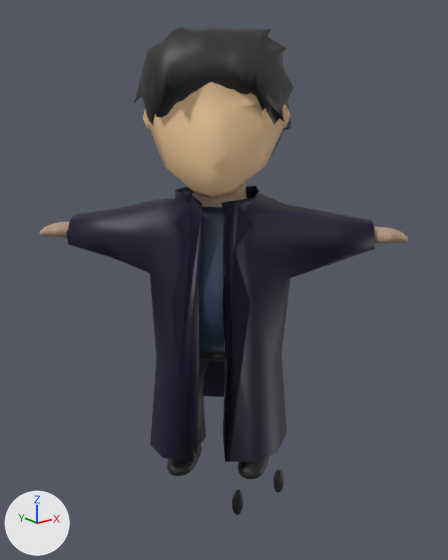
Two versions of the glTF model game/characters/animation/jumping.glb, one commit apart.
Rendered twice from a 50 mm lens placed at (-3.04, -3.85, 3.01), pointed at (0.08, 0.05, 1.45). The lights are fixed; the arrows at lower left show +X, +Y and +Z. Where no turn or scale is listed for an object, it has been applied to the vertices. Vertices at the same position are counted once.

The older version as bpy lines, for what is in view:
```python
me_cube_002 = bpy.data.meshes.new('Cube.002')
me_cube_002.from_pydata(...)  # 185 vertices, 323 faces; spans x -3.88..-1.87, y -1.01..0.88, z -0.93..1.22
me_cube_002.materials.append(mat_coat)  # dark purple #13052c
me_cube_003 = bpy.data.meshes.new('Cube.003')
me_cube_003.from_pydata(...)  # 443 vertices, 882 faces; spans x -3.43..-2.095, y -0.56..0.728, z 1.147..2.446
# faces by material slot: [269, 613]
me_cube_003.materials.append(mat_skintone)  # beige #ebc495
me_cube_003.materials.append(mat_hair)  # black #202020
me_cube_005 = bpy.data.meshes.new('Cube.005')
me_cube_005.from_pydata(...)  # 34656 vertices, 69308 faces; spans x -1.0..1.0, y -1.0..1.0, z -1.0..1.0
me_cube_005.materials.append(mat_material_002)  # black #181818
me_cube_006 = bpy.data.meshes.new('Cube.006')
me_cube_006.from_pydata(...)  # 34656 vertices, 69308 faces; spans x -1.0..1.0, y -1.0..1.0, z -1.0..1.0
me_cube_006.materials.append(mat_material_001)  # black #000000
ob_cube_002 = bpy.data.objects.new('Cube.002', me_cube_002)
ob_cube_002.location = (2.914, 0.125, 1.0)
ob_cube_003 = bpy.data.objects.new('Cube.003', me_cube_003)
ob_cube_003.location = (2.914, 0.125, 1.0)
ob_cube_004 = bpy.data.objects.new('Cube.004', me_cube_005)
ob_cube_004.location = (0.224, -0.525, -0.268)
ob_cube_004.rotation_euler = (-0.0969, -0.0386, 0.00495)  # degrees (-5.6, -2.2, 0.3)
ob_cube_004.scale = (0.0585, 0.0225, 0.111)
ob_cube_005 = bpy.data.objects.new('Cube.005', me_cube_006)
ob_cube_005.location = (-0.239, -0.526, -0.268)
ob_cube_005.rotation_euler = (-0.103, 0.0411, -0.00223)  # degrees (-5.9, 2.4, -0.1)
ob_cube_005.scale = (0.0585, 0.0225, 0.111)
# also in view: 'Cube.001' at (0.04, 0.06, 1.12)
```
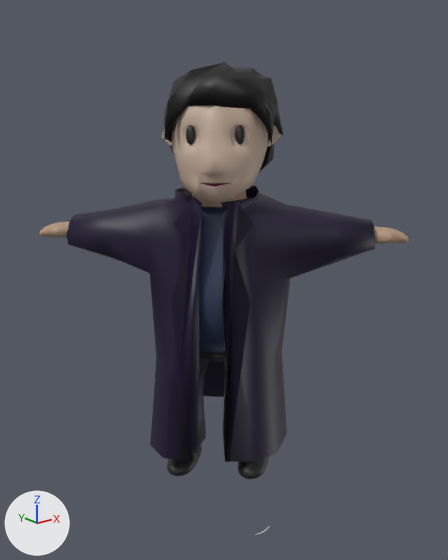
What changed in the scene script:
```text
Change me_cube_005:
    used by ob_cube_004; location = (0.224, -0.525, -0.268); rotation_euler = (-0.0969, -0.0386, 0.00495), in degrees (-5.6, -2.2, 0.3); scale = (0.0585, 0.0225, 0.111)
    remove me_cube_005.from_pydata(...)  # 34656 vertices, 69308 faces; spans x -1.0..1.0, y -1.0..1.0, z -1.0..1.0
    remove me_cube_005.materials.append(mat_material_002)  # black #181818
    add me_cube_005.from_pydata(...)  # 136 vertices, 268 faces; spans x -2.53..-1.55, y -2.45..-1.42, z 1.09..2.06
    me_cube_005 part 1: 34656 vertices removed from x -1.0..1.0, y -1.0..1.0, z -1.0..1.0
    me_cube_005 part 2: 136 vertices added at x -2.53..-1.55, y -2.45..-1.42, z 1.09..2.06
    me_cube_005 part 3: the surface is now shaded smooth
    add me_cube_005.materials.append(mat_material_001)  # black #000000
Change me_cube_006:
    used by ob_cube_005; location = (-0.239, -0.526, -0.268); rotation_euler = (-0.103, 0.0411, -0.00223), in degrees (-5.9, 2.4, -0.1); scale = (0.0585, 0.0225, 0.111)
    remove me_cube_006.from_pydata(...)  # 34656 vertices, 69308 faces; spans x -1.0..1.0, y -1.0..1.0, z -1.0..1.0
    remove me_cube_006.materials.append(mat_material_001)  # black #000000
    add me_cube_006.from_pydata(...)  # 335 vertices, 661 faces; spans x -2.53..-1.57, y -2.62..-1.51, z 1.02..1.89
    me_cube_006 part 4: 34656 vertices removed from x -1.0..1.0, y -1.0..1.0, z -1.0..1.0
    me_cube_006 part 5: 335 vertices added at x -2.53..-1.57, y -2.62..-1.51, z 1.02..1.89
    me_cube_006 part 6: the surface is now shaded smooth
    add me_cube_006.materials.append(mat_skintone_002)  # beige #bea897
    add me_cube_006.materials.append(mat_mouth)  # dark red #5a181a
    add me_cube_006.materials.append(mat_lips)  # brown #9c7470
    add me_cube_006.materials.append(mat_lips_bot)  # pink #e798ba
    add me_cube_006.materials.append(mat_inner_mouth)  # dark red #4b2027
Change ob_cube_004:
    ob_cube_004.scale: (0.0585, 0.0225, 0.111) -> (1.0, 1.0, 1.0)
    ob_cube_004.location: (0.224, -0.525, -0.268) -> (2.914, 0.125, 1.0)
    ob_cube_004.rotation_euler: (-0.0969, -0.0386, 0.00495) -> (-0.0735, -0.00464, -0.751)  # degrees (-5.6, -2.2, 0.3) -> degrees (-4.2, -0.3, -43)
Change ob_cube_005:
    ob_cube_005.scale: (0.0585, 0.0225, 0.111) -> (1.0, 1.0, 1.0)
    ob_cube_005.location: (-0.239, -0.526, -0.268) -> (2.914, 0.125, 1.0)
    ob_cube_005.rotation_euler: (-0.103, 0.0411, -0.00223) -> (-0.0735, -0.00464, -0.751)  # degrees (-5.9, 2.4, -0.1) -> degrees (-4.2, -0.3, -43)
Remove ob_cube_003:
    ob_cube_003 = bpy.data.objects.new('Cube.003', me_cube_003)
Add ob_sphere_001:
    ob_sphere_001 = bpy.data.objects.new('Sphere.001', me_sphere_001)  # 482 vertices, 960 faces; spans x -3.2546..-3.1892, y -0.1984..-0.1322, z 1.5949..1.7358; in mat_iris (black #0e0e0e)
    ob_sphere_001.location = (2.914, 0.125, 1.0)
Add ob_sphere:
    ob_sphere = bpy.data.objects.new('Sphere', me_sphere)  # 482 vertices, 960 faces; spans x -2.9912..-2.9233, y -0.4423..-0.3786, z 1.5986..1.7395; in mat_iris (black #0e0e0e)
    ob_sphere.location = (2.914, 0.125, 1.0)
```

Boxes (x1, y1, x2, y2) around the edits, measured in the pictures (448 x 560 px):
'Cube.003', deleted
    before: (134, 26, 294, 199)
    faces in mat_skintone (beige #ebc495): (143, 82, 290, 199)
    faces in mat_hair (black #202020): (134, 26, 294, 159)
'Cube.005', reshaped, moved, turned, rescaled
    before: (232, 490, 243, 515)
    after: (161, 105, 280, 201)
'Cube.004', reshaped, moved, turned, rescaled
    before: (273, 469, 284, 493)
    after: (164, 62, 283, 172)
'Sphere', added
    after: (235, 125, 245, 144)
'Sphere.001', added
    after: (186, 125, 196, 145)
part 1 of me_cube_005, deleted
    before: (273, 469, 284, 493)
part 2 of me_cube_005, added (black)
    after: (164, 62, 283, 172)
part 4 of me_cube_006, deleted
    before: (232, 490, 243, 515)
part 5 of me_cube_006, added (beige)
    after: (161, 105, 280, 201)
